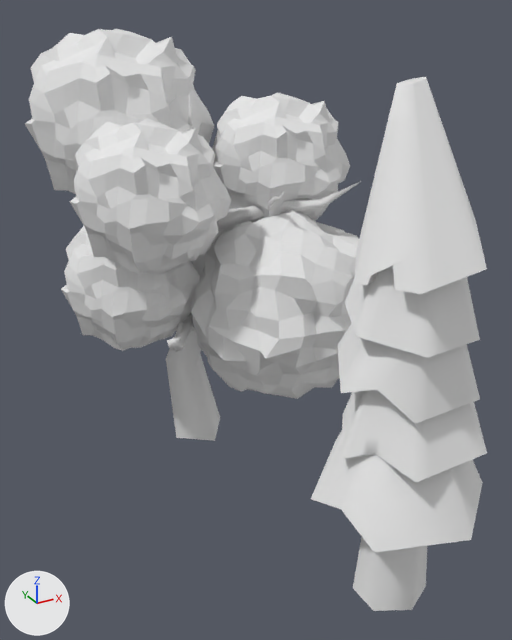
An edit to the OBJ model Q2project22/Assets/Models/tree_3.obj, drawn before and after from the same camera.
Camera for both pictures: a 50 mm lens placed at (-13.9, -15.5, 18.0), pointed at (-1.5, 7.1, 6.7). Arrows for +X, +Y and +Z are at lower left; the lights stay in place. Where no turn or scale is listed for an object, it has been applied to the vertices.

Before the edit, the objects in view are built like this:
```python
ob_cube_004 = bpy.data.objects.new('Cube.004', me_cube_004)
ob_cube_004.location = (0.0, 0.0, 0.0)
ob_cube_006 = bpy.data.objects.new('Cube.006', me_cube_006)
ob_cube_006.location = (0.0, 0.0, 0.0)
ob_cube_007 = bpy.data.objects.new('Cube.007', me_cube_007)
ob_cube_007.location = (0.0, 0.0, 0.0)
ob_cube_008 = bpy.data.objects.new('Cube.008', me_cube_008)
ob_cube_008.location = (0.0, 0.0, 0.0)
ob_cube_009 = bpy.data.objects.new('Cube.009', me_cube_009)
ob_cube_009.location = (0.0, 0.0, 0.0)
ob_cube_010 = bpy.data.objects.new('Cube.010', me_cube_010)
ob_cube_010.location = (0.0, 0.0, 0.0)
ob_cube_011 = bpy.data.objects.new('Cube.011', me_cube_011)
ob_cube_011.location = (0.0, 0.0, 0.0)
ob_cube_013 = bpy.data.objects.new('Cube.013', me_cube_013)
ob_cube_013.location = (0.0, 0.0, 0.0)
ob_cube_014 = bpy.data.objects.new('Cube.014', me_cube_014)
ob_cube_014.location = (0.0, 0.0, 0.0)
# also in view: 'Cube.003' at (0.3, 0.2, 8.6); 'Cube.005' at (-0.2, -0.3, 13.5); 'Cube.002' at (0.5, -0.1, 6.5); 'Cube' at (0.3, 0.0, 1.8); 'Cube.001' at (0.3, 0.0, 4.2)
```
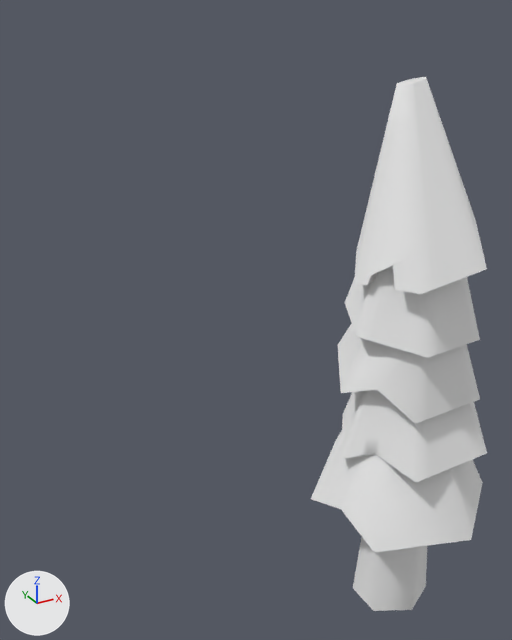
Pixel boxes [x1, y1, x2, y2] of what changed, in the pictures (512 x 640 px):
'Cube.007', deleted: before [61, 209, 359, 399]
'Cube.008', deleted: before [70, 118, 232, 275]
'Cube.006', deleted: before [25, 29, 214, 194]
'Cube.009', deleted: before [212, 93, 350, 223]
'Cube.014', deleted: before [166, 92, 220, 441]
'Cube.013', deleted: before [216, 181, 361, 236]
'Cube.010', deleted: before [167, 314, 196, 352]
'Cube.011', deleted: before [268, 192, 284, 211]

Diff of the bpy script that builds the scene:
```diff
--- a/Q2project22/Assets/Models/tree_3.obj.py
+++ b/Q2project22/Assets/Models/tree_3.obj.py
@@ ob_cube_006 @@
-ob_cube_006 = bpy.data.objects.new('Cube.006', me_cube_006)
-ob_cube_006.location = (0.0, 0.0, 0.0)
@@ ob_cube_007 @@
-ob_cube_007 = bpy.data.objects.new('Cube.007', me_cube_007)
-ob_cube_007.location = (0.0, 0.0, 0.0)
@@ ob_cube_008 @@
-ob_cube_008 = bpy.data.objects.new('Cube.008', me_cube_008)
-ob_cube_008.location = (0.0, 0.0, 0.0)
@@ ob_cube_009 @@
-ob_cube_009 = bpy.data.objects.new('Cube.009', me_cube_009)
-ob_cube_009.location = (0.0, 0.0, 0.0)
@@ ob_cube_010 @@
-ob_cube_010 = bpy.data.objects.new('Cube.010', me_cube_010)
-ob_cube_010.location = (0.0, 0.0, 0.0)
@@ ob_cube_011 @@
-ob_cube_011 = bpy.data.objects.new('Cube.011', me_cube_011)
-ob_cube_011.location = (0.0, 0.0, 0.0)
@@ ob_cube_013 @@
-ob_cube_013 = bpy.data.objects.new('Cube.013', me_cube_013)
-ob_cube_013.location = (0.0, 0.0, 0.0)
@@ ob_cube_014 @@
-ob_cube_014 = bpy.data.objects.new('Cube.014', me_cube_014)
-ob_cube_014.location = (0.0, 0.0, 0.0)
```
